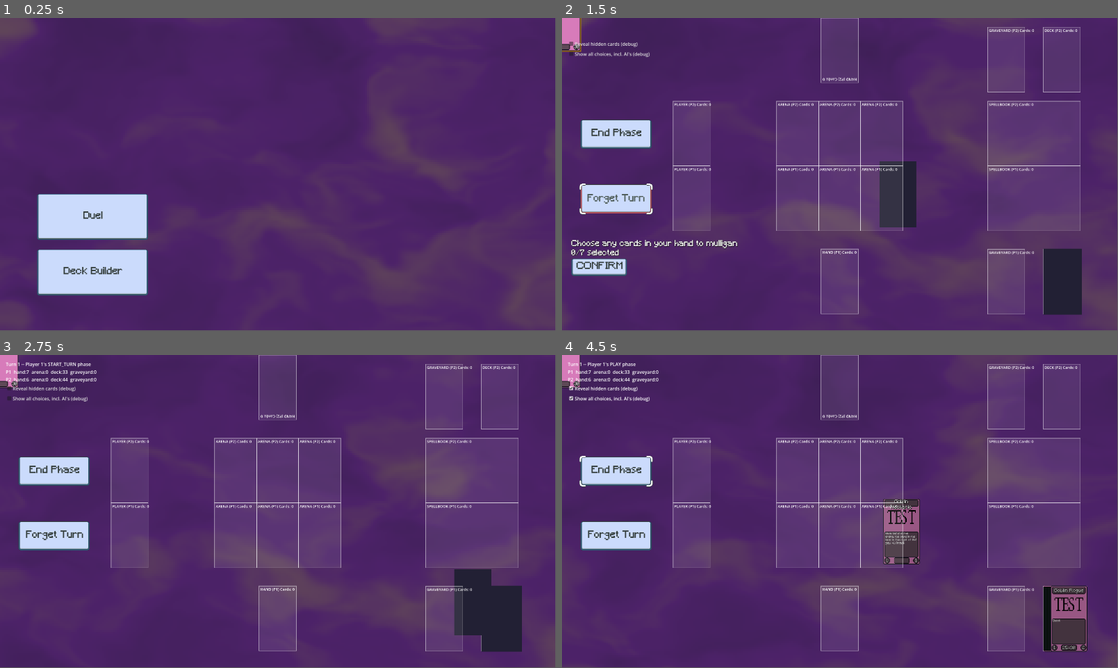
Above: before the commit, frames 1-4 (two rows, left to right).
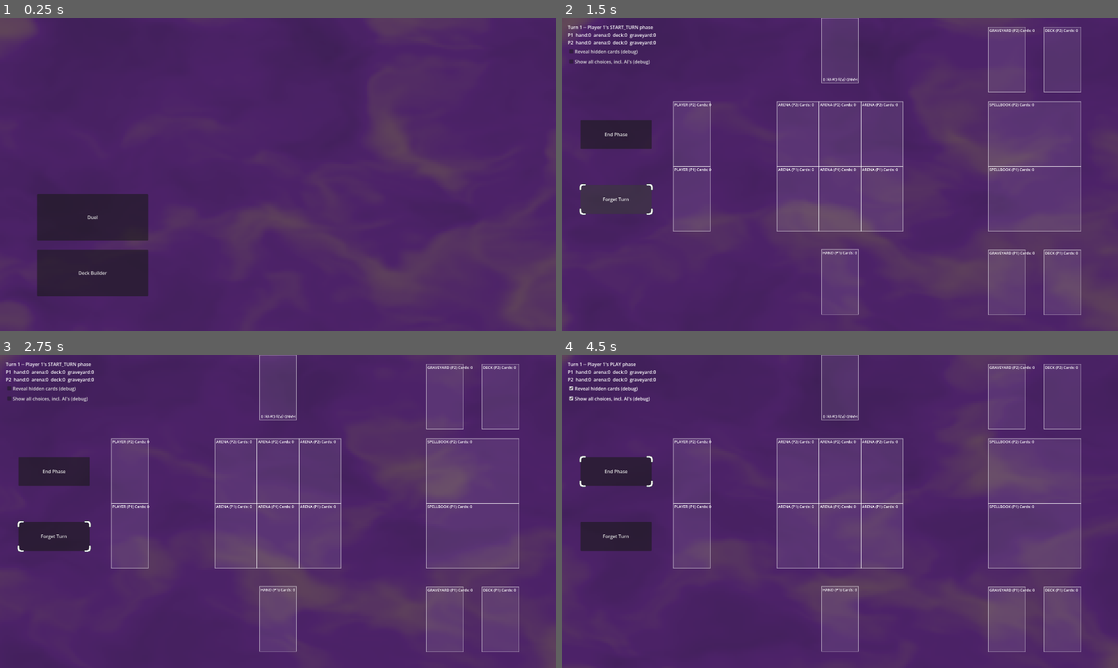
Above: after the commit, the same moments.

Repository: KT0mi/KT0mi_Card_Game_Godot
Game: Godot game, scene res://Scenes/Main.tscn
The game is run twice, just before and just after one commit, with the same random seed, the same clock (stepped at 60 frames per second) and the same inputs.
Inputs (mouse positions are in pixels of both pictures, inside the frame that each line leads up to):
- Up to frame 1 (0.25 s): no input
- Up to frame 2 (1.5 s): click "Duel" at 0.5 s; click "Forget Turn" at 1.25 s
- Up to frame 3 (2.75 s): click (38, 605) at 2 s, where only the run before the commit has a clickable "CONFIRM"
- Up to frame 4 (4.5 s): click "End Phase" at 2.75 s; click "Reveal hidden cards (debug)" at 3.5 s; click "Show all choices, incl. AI's …" at 4.25 s
In our replay, the window is 799x449 before the commit and 800x450 after it. These sizes can differ from the game's own. Grey fills any space a smaller window leaves; there, only what the larger window draws over its background counts as a difference.

The runs differ from the first frame. In frame 1, 5.9% of the frame differs, in the area x 6-100%, y 56-89%; in frame 2, 9.5%, in the area x 0-100%, y 0-99%; in frame 3, 7.8%; in frame 4, 8.2%.
Error after the commit: Parse Error: Preload file "res://Scripts/SceneScripts/DamageProjectile.gd" does not exist. (res://Scripts/SceneScripts/CardViewManager.gd:7)

Commit message:
Added AnimationQueue groups and added grouping to matchcontroller deck setup

Diff:
--- a/Scenes/TestScene.tscn
+++ b/Scenes/TestScene.tscn
@@ -191,3 +191,5 @@
 text = "BATTLE!"
 
 [node name="PixelNoiseBackground" parent="UI" unique_id=281833876 instance=ExtResource("9_5rbs6")]
+process_mode = 4
+physics_interpolation_mode = 2
--- a/Scripts/GameActions.gd
+++ b/Scripts/GameActions.gd
@@ -102,14 +102,14 @@
 
 	attack_performed.emit(attacker, actual_target)
 
-	await DamagePipeline.apply_damage(actual_target, attacker.get_attack(), attacker)
-	await DamagePipeline.apply_damage(event.attacker, actual_target.get_attack(), actual_target)
+	await DamagePipeline.apply_damage(actual_target, attacker.get_attack(), attacker, DamageEvent.Reason.ATTACK)
+	await DamagePipeline.apply_damage(event.attacker, actual_target.get_attack(), actual_target, DamageEvent.Reason.ATTACK)
 
 	print("GameActions: Resolved try_attack action sucessfully")
 	await TriggerSystem.emit(Events.ATTACK_RESOLVED, event)
 	return true
 
-func draw_cards(player: Player, amount: int, reason : DrawCardEvent.Reason) -> void:
+func draw_cards(player: Player, amount: int, reason : DrawCardEvent.Reason, anim_group:StringName=&"") -> void:
 	print("GameActions: Requested draw_cards action for player %s of %d cards" % ["1" if player == GameState.player_one else "2", amount])
 	var event := DrawCardEvent.new(player, amount, reason)
 	for i in amount:
@@ -120,7 +120,7 @@
 			print("GameActions: Failed draw_cards action. Reason: Forgetting Turn")
 			return
 		var card: CardInstance = player.deck.pop_back()
-		await ZoneManager.move_to(card, Zone.Type.HAND, ZoneChangeEvent.Reason.DRAW)
+		await ZoneManager.move_to(card, Zone.Type.HAND, ZoneChangeEvent.Reason.DRAW,-1,anim_group)
 	await TriggerSystem.emit(Events.DRAW_CARD_RESOLVED, event)
 
 ## For DURABLE, source-independent modifications only (e.g. a spell that
--- a/Scripts/GameEvents/DamageEvent.gd
+++ b/Scripts/GameEvents/DamageEvent.gd
@@ -3,12 +3,17 @@
 var target: CardInstance
 var amount: int
 var source: CardInstance
+
+enum Reason {STATE, CARD_EFFECT, ATTACK}
+var reason : Reason
+
 var redirected: bool = false
 
-func _init(t: CardInstance, a: int, s: CardInstance = null) -> void:
+func _init(t: CardInstance, a: int, s: CardInstance = null, r : Reason = Reason.CARD_EFFECT) -> void:
 	target = t
 	amount = a
 	source = s
+	reason = r
 
 func redirect_target(new_target: CardInstance, source: CardInstance) -> bool:
 	target = new_target
--- a/Scripts/GameEvents/ZoneChangeEvent.gd
+++ b/Scripts/GameEvents/ZoneChangeEvent.gd
@@ -10,10 +10,12 @@
 var to_zone: Zone.Type
 var reason: Reason
 var lane: int
+var anim_group : StringName
 
-func _init(c: CardInstance, f: Zone.Type, t: Zone.Type, r: Reason, l : int = -1) -> void:
+func _init(c: CardInstance, f: Zone.Type, t: Zone.Type, r: Reason, l : int = -1,g: StringName = &"") -> void:
 	target = c
 	from_zone = f
 	to_zone = t
 	reason = r
 	lane = l
+	anim_group = g
--- a/Scripts/Pipelines/DamagePipeline.gd
+++ b/Scripts/Pipelines/DamagePipeline.gd
@@ -6,8 +6,11 @@
 
 signal change_card_endurance(card : CardInstance)
 
-func apply_damage(target: CardInstance, amount: int, source: CardInstance) -> void:
-	var event:= DamageEvent.new(target, amount, source)
+##Animation Signals
+signal effect_damage_dealt(target: CardInstance, source: CardInstance, amount: int)
+
+func apply_damage(target: CardInstance, amount: int, source: CardInstance, reason : DamageEvent.Reason = DamageEvent.Reason.CARD_EFFECT) -> void:
+	var event:= DamageEvent.new(target, amount, source, reason)
 	await TriggerSystem.emit(Events.DAMAGE_REQUEST, event)
 
 	if event.cancelled:
@@ -15,13 +18,19 @@
 
 	var actual_target := event.target
 
+	actual_target.current_endurance -= event.amount
+	change_card_endurance.emit(actual_target)
+
+	match event.reason:
+		DamageEvent.Reason.STATE:
+			pass
+		DamageEvent.Reason.CARD_EFFECT:
+			effect_damage_dealt.emit(actual_target, source, event.amount)
+
 	##DEBUG: This is to inform ui objects that player card health has changed
 	if actual_target.current_zone == Zone.Type.PLAYER:
 		for c in actual_target.owner.hand:
 			change_card_endurance.emit(c)
 
-
-	actual_target.current_endurance -= event.amount
-	change_card_endurance.emit(actual_target)
 	RulesEngine.check_state_based_actions()
 	await TriggerSystem.emit(Events.DAMAGE_RESOLVED, event)
--- a/Scripts/RulesEngine.gd
+++ b/Scripts/RulesEngine.gd
@@ -35,6 +35,15 @@
 	#Rules for match setup
 	#E.g: Players get x amount of cards, players get special card in hand
 	for player in GameState.players():
+		var face : CardInstance
+		if player == GameState.local_player:
+			face = CardFactory.create_instance(&"test_player_card", player)
+		else:
+			face = CardFactory.create_instance(&"test_enemy_card", player)
+		CardViewManager.create_card_node(face)
+		await ZoneManager.move_to(face, Zone.Type.PLAYER, ZoneChangeEvent.Reason.MANUAL)
+
+
 		var special_card : CardInstance
 		for card in player.deck.duplicate():
 			if card.definition.is_special:
@@ -43,8 +52,8 @@
 		#If a player has a special card in his deck, draw it and draw 4 more cards
 		#If not, draw 7 cards
 		if special_card:
-			player.deck.erase(special_card)
-			player.hand.append(special_card)
+			#player.deck.erase(special_card)
+			#player.hand.append(special_card)
 			await ZoneManager.move_to(special_card, Zone.Type.HAND, ZoneChangeEvent.Reason.DRAW)
 			await GameActions.draw_cards(player, 4, DrawCardEvent.Reason.TURN)
 		else:
--- a/Scripts/SceneScripts/AnimationQueue.gd
+++ b/Scripts/SceneScripts/AnimationQueue.gd
@@ -1,34 +1,56 @@
 extends Node
 ##Autoload
+##
+## Serializes presentation-only steps (tweens, FX) per GROUP, not globally.
+## Steps within the same group run strictly in order. Different groups run
+## concurrently. Game logic (GameActions, DamagePipeline, TriggerSystem)
+## never awaits this -- it's purely a view-layer cache/queue.
+##
+## Usage:
+##   AnimationQueue.enqueue(func() -> void:
+##       var tween := node.create_tween()
+##       tween.tween_property(node, "position", target, 0.2)
+##       await tween.finished
+##   , "card:123")
 
-##Serializes view-only steps (tweens, fx, etc.) so the player has feedback while
-##Maintaining game logic and not making it wait.
-##Actual game logic systems are not touched by this.
+signal queue_started(group: StringName)
+signal group_idle(group: StringName)
+signal all_idle
 
-signal queue_started
-signal queue_idle
+class _Group:
+	var steps: Array[Callable] = []
+	var running: bool = false
 
-var _steps: Array[Callable] = []
-var _running : bool = false
+var _groups: Dictionary = {}  # StringName -> _Group
 
-func enqueue(step: Callable) -> void:
-	_steps.append(step)
-	if not _running:
-		_run()
+func enqueue(step: Callable, group: StringName = &"default") -> void:
+	var g: _Group = _groups.get(group)
+	if g == null:
+		g = _Group.new()
+		_groups[group] = g
+	g.steps.append(step)
+	if not g.running:
+		_run(group, g)
+
+func is_group_busy(group: StringName) -> bool:
+	var g: _Group = _groups.get(group)
+	return g != null and (g.running or not g.steps.is_empty())
 
 func is_busy() -> bool:
-	return _running or not _steps.is_empty()
+	for g: _Group in _groups.values():
+		if g.running or not g.steps.is_empty():
+			return true
+	return false
 
-func clear() -> void:
-	_steps.clear()  #drops not-yet-started steps; doesn't interrupt a mid-flight one
-
-func _run() -> void:
-	if _running:
+func _run(group: StringName, g: _Group) -> void:
+	if g.running:
 		return
-	_running = true
-	queue_started.emit()
-	while not _steps.is_empty():
-		var step: Callable = _steps.pop_front()
+	g.running = true
+	queue_started.emit(group)
+	while not g.steps.is_empty():
+		var step: Callable = g.steps.pop_front()
 		await step.call()
-	_running = false
-	queue_idle.emit()
+	g.running = false
+	group_idle.emit(group)
+	if not is_busy():
+		all_idle.emit()
--- a/Scripts/SceneScripts/CardViewManager.gd
+++ b/Scripts/SceneScripts/CardViewManager.gd
@@ -4,9 +4,13 @@
 # Main script to sync visuals and card game logic
 
 const CARD_SCENE := preload("res://Scenes/Card.tscn")
+const DAMAGE_PROJECTILE_SCRIPT := preload("res://Scripts/SceneScripts/DamageProjectile.gd")
 
 var _card_nodes: Dictionary = {} #CardInstance -> Card (Scene)
 var _holder_nodes: Dictionary = {} #"player id: zone type" : CardHolder (Scene)
+
+var _fx_layer : CanvasLayer
+var _pending_group: Dictionary = {}
 
 # Called when the node enters the scene tree for the first time.
 func _ready() -> void:
@@ -16,6 +20,11 @@
 
 	#AnimationQueue Points
 	GameActions.attack_performed.connect(_on_attack_performed)
+	DamagePipeline.effect_damage_dealt.connect(_on_effect_damage_dealt)
+
+	_fx_layer = CanvasLayer.new()
+	_fx_layer.layer = 5
+	add_child(_fx_layer)
 
 #region Animation Methods
 func _on_attack_performed(attacker: CardInstance, target:CardInstance) -> void:
@@ -29,11 +38,24 @@
 		attacker_node.set_interaction_mode(prev_mode)
 	)
 
+func _card_group(card: CardInstance) -> StringName:
+	return "card:%d" % card.get_instance_id()
 
-func _on_zone_changed(card: CardInstance, from_zone: Zone.Type, to_zone: Zone.Type, from_lane: int = -1, to_lane: int = -1) -> void:
+
+func _on_zone_changed(card: CardInstance, from_zone: Zone.Type, to_zone: Zone.Type, from_lane: int = -1, to_lane: int = -1, anim_group:StringName=&"") -> void:
 	var node: Card = _card_nodes.get(card)
 	if node == null:
 		return  # card has no visual representation yet/anymore -- fine, e.g. still in deck
+
+	#Priority: an explicit group from the caller (e.g. "deal") > a pending
+	#combat pin from an in-flight attack (correctness, not pacing -- keeps
+	#a death from racing the lunge that caused it) > this card's own
+	#independent group, which is the default for everything else.
+	var group: StringName = anim_group
+	if group == &"":
+		group = _pending_group.get(card, _card_group(card))
+	_pending_group.erase(card)
+
 
 	AnimationQueue.enqueue(func() -> void:
 		var old_holder : CardHolder = _holder_nodes.get(_key(card.owner, from_zone, from_lane))
@@ -42,13 +64,28 @@
 
 		var holder: CardHolder = _holder_nodes.get(_key(card.owner, to_zone, to_lane))
 		if holder:
-			#var prev_mode := node.interaction_mode
-			#node.set_interaction_mode(Card.InteractionMode.DISABLED)
+			var prev_mode := node.interaction_mode
+			node.set_interaction_mode(Card.InteractionMode.DISABLED)
 			await holder.add_card(node)
-			#node.set_interaction_mode(prev_mode)
+			node.set_interaction_mode(prev_mode)
 
 		refresh_cards(GameState.all_visible_cards())
 		)
+
+func _on_effect_damage_dealt(target:CardInstance, source:CardInstance, amount:int):
+	if source == null or source == target: return
+
+	AnimationQueue.enqueue(func() -> void:
+		var source_node := card_node_for(source)
+		var target_node := card_node_for(target)
+		if source_node == null or target_node == null:
+			return
+
+		var projectile: DamageProjectile = DAMAGE_PROJECTILE_SCRIPT.new()
+		_fx_layer.add_child(projectile)
+		projectile.global_position = source_node.global_position
+		await projectile.fly_to(target_node.global_position)
+	)
 #endregion
 
 func create_card_node(card_instance : CardInstance) -> Card:
--- a/Scripts/SceneScripts/MatchController.gd
+++ b/Scripts/SceneScripts/MatchController.gd
@@ -74,16 +74,8 @@
 		var instances: Array[CardInstance] = build_deck(player, deck)
 		for instance in instances:
 			CardViewManager.create_card_node(instance)
-			await ZoneManager.move_to(instance, Zone.Type.DECK, ZoneChangeEvent.Reason.MANUAL)
+			await ZoneManager.move_to(instance, Zone.Type.DECK, ZoneChangeEvent.Reason.MANUAL, -1, &"setup")
 
-		# Give the player their face card. This arguably belongs in
-		# RulesEngine.setup_match() long-term, alongside the special-card
-		# rule it already has -- kept here for now so the test harness
-		# stays self-contained and doesn't presume that decision for you.
-		var face := CardFactory.create_instance(&"test_player_card", player)
-		face.definition.card_name = "You" if player == GameState.local_player else "Opponent"
-		CardViewManager.create_card_node(face)
-		await ZoneManager.move_to(face, Zone.Type.PLAYER, ZoneChangeEvent.Reason.MANUAL)
 
 func build_deck(player: Player, deck: DeckData) -> Array[CardInstance]:
 	if deck:
--- a/Scripts/SceneScripts/card.gd
+++ b/Scripts/SceneScripts/card.gd
@@ -262,16 +262,16 @@
 
 #region Animation Methods
 
-func play_attack_lunge(target_global_pos:Vector2, lunge_ratio:float =0.20) -> void:
+func play_attack_lunge(target_global_pos:Vector2, lunge_ratio:float =0.80) -> void:
 	var start_pos := global_position
 	var start_rot := global_rotation
 	var lunge_pos := start_pos.lerp(target_global_pos, lunge_ratio)
 
 
 	var tween := create_tween()
-	tween.tween_property(self, "global_position", lunge_pos, 0.12) \
-		.set_trans(Tween.TRANS_ELASTIC).set_ease(Tween.EASE_OUT)
-	tween.tween_property(self, "global_position", start_pos, 0.12) \
+	tween.tween_property(self, "global_position", lunge_pos, 0.30) \
+		.set_trans(Tween.TRANS_BOUNCE).set_ease(Tween.EASE_OUT)
+	tween.tween_property(self, "global_position", start_pos, 0.30) \
 		.set_trans(Tween.TRANS_BOUNCE).set_ease(Tween.EASE_IN)
 	await tween.finished
 
--- a/Scripts/TurnController.gd
+++ b/Scripts/TurnController.gd
@@ -41,7 +41,7 @@
 
 	var forgetting_player := current_player
 	forgetting = true
-	DamagePipeline.apply_damage(forgetting_player.get_player_card(), 2, current_player.get_player_card())
+	DamagePipeline.apply_damage(forgetting_player.get_player_card(), 2, current_player.get_player_card(), DamageEvent.Reason.STATE)
 	for i in range(4):
 		if forgetting_player == current_player:
 			await advance_phase()
--- a/Scripts/ZoneManager.gd
+++ b/Scripts/ZoneManager.gd
@@ -12,7 +12,8 @@
 	card: CardInstance,
 	to_zone: Zone.Type,
 	reason: ZoneChangeEvent.Reason = ZoneChangeEvent.Reason.MANUAL,
-	lane: int = -1) -> void:
+	lane: int = -1,
+	anim_group : StringName = &"") -> void:
 
 	var from_zone := card.current_zone
 	var from_lane := card.lane
@@ -33,6 +34,6 @@
 	card.current_zone = to_zone
 	if GameState.is_continuous_source_active(card):
 		card.continuous_since = GameState.next_timestamp()
-	card_zone_changed.emit(card, from_zone, to_zone, from_lane, lane)
+	card_zone_changed.emit(card, from_zone, to_zone, from_lane, lane, anim_group)
 	await TriggerSystem.emit(Events.ZONE_CHANGE,
 		ZoneChangeEvent.new(card, from_zone, to_zone, reason, lane))
--- a/Theme/default_theme.tres
+++ b/Theme/default_theme.tres
@@ -1,38 +1,20 @@
 [gd_resource type="Theme" format=3 uid="uid://bxjx78kc5nbmv"]
 
 [ext_resource type="FontFile" uid="uid://2v8vmh755jil" path="res://Assets/Fonts/Minecraft.ttf" id="1_t8nia"]
-[ext_resource type="Texture2D" uid="uid://dhk57vkparb6s" path="res://Assets/Images/UI/default_theme/3button_9slice_hover.png" id="2_ipf01"]
-[ext_resource type="Texture2D" uid="uid://dg0gf3vmph7cc" path="res://Assets/Images/UI/default_theme/3button_9slice_normal.png" id="2_u1xyr"]
-[ext_resource type="Texture2D" uid="uid://kdvmdt3yvqmq" path="res://Assets/Images/UI/default_theme/3button_9slice_pressed.png" id="3_ipf01"]
+[ext_resource type="Texture2D" uid="uid://di877yfvjayjt" path="res://Assets/Images/UI/default_theme/4button_normal.png" id="2_u1xyr"]
+[ext_resource type="Texture2D" uid="uid://cnum1rhkt2pua" path="res://Assets/Images/UI/default_theme/4button_pressed.png" id="3_ipf01"]
 
-[sub_resource type="StyleBoxFlat" id="StyleBoxFlat_2hahr"]
-draw_center = false
-border_width_left = 4
-border_width_top = 4
-border_width_right = 4
-border_width_bottom = 4
-
-[sub_resource type="StyleBoxTexture" id="StyleBoxTexture_cgfvn"]
-texture = ExtResource("2_ipf01")
-texture_margin_left = 16.0
-texture_margin_top = 14.0
-texture_margin_right = 14.0
+[sub_resource type="StyleBoxTexture" id="StyleBoxTexture_2hahr"]
+texture = ExtResource("2_u1xyr")
+texture_margin_left = 18.0
+texture_margin_top = 10.0
+texture_margin_right = 17.0
 texture_margin_bottom = 15.0
 axis_stretch_horizontal = 1
 axis_stretch_vertical = 1
 region_rect = Rect2(0, 0, 64, 64)
 
-[sub_resource type="StyleBoxTexture" id="StyleBoxTexture_ein7n"]
-texture = ExtResource("2_u1xyr")
-texture_margin_left = 18.0
-texture_margin_top = 10.0
-texture_margin_right = 13.0
-texture_margin_bottom = 15.0
-axis_stretch_horizontal = 1
-axis_stretch_vertical = 1
-region_rect = Rect2(0, 0, 64, 64)
-
-[sub_resource type="StyleBoxTexture" id="StyleBoxTexture_txqk3"]
+[sub_resource type="StyleBoxTexture" id="StyleBoxTexture_r3a2t"]
 texture = ExtResource("3_ipf01")
 texture_margin_left = 15.0
 texture_margin_top = 14.0
@@ -46,16 +28,15 @@
 
 [resource]
 default_font = SubResource("SystemFont_kphy1")
-Button/colors/font_color = Color(0.19607843, 0.23529412, 0.22352941, 1)
-Button/colors/font_hover_color = Color(0.3137255, 0.36862746, 0.3529412, 1)
-Button/colors/font_pressed_color = Color(0.19607843, 0.23529412, 0.22352941, 1)
-Button/colors/icon_normal_color = Color(0.19607843, 0.23529412, 0.22352941, 1)
+Button/colors/font_color = Color(1, 0.9098039, 0.99215686, 1)
+Button/colors/font_hover_color = Color(1, 0.7607843, 0.9372549, 1)
+Button/colors/font_pressed_color = Color(0.39607844, 0.2901961, 0.5411765, 1)
+Button/colors/icon_normal_color = Color(1, 0.8901961, 0.9843137, 1)
 Button/font_sizes/font_size = 34
 Button/fonts/font = ExtResource("1_t8nia")
-Button/styles/focus = SubResource("StyleBoxFlat_2hahr")
-Button/styles/hover = SubResource("StyleBoxTexture_cgfvn")
-Button/styles/normal = SubResource("StyleBoxTexture_ein7n")
-Button/styles/pressed = SubResource("StyleBoxTexture_txqk3")
+Button/styles/hover = SubResource("StyleBoxTexture_2hahr")
+Button/styles/normal = SubResource("StyleBoxTexture_2hahr")
+Button/styles/pressed = SubResource("StyleBoxTexture_r3a2t")
 Label/colors/font_color = Color(1, 1, 1, 1)
 Label/colors/font_outline_color = Color(0, 0, 0, 1)
 Label/colors/font_shadow_color = Color(0, 0, 0, 1)
--- a/project.godot
+++ b/project.godot
@@ -40,6 +40,7 @@
 window/size/viewport_width=1920
 window/size/viewport_height=1080
 window/size/mode=3
+window/stretch/mode="viewport"
 
 [physics]
 
